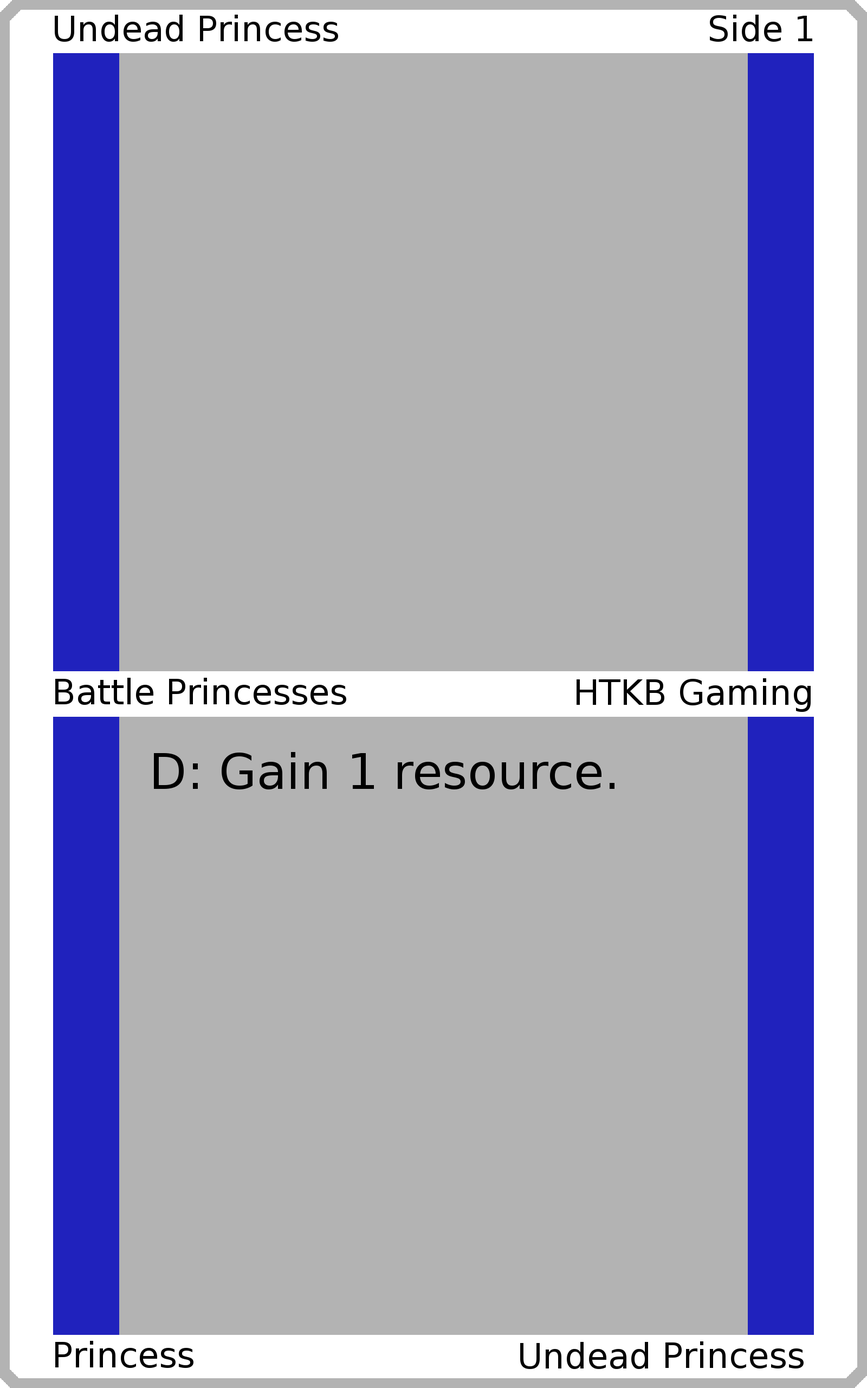
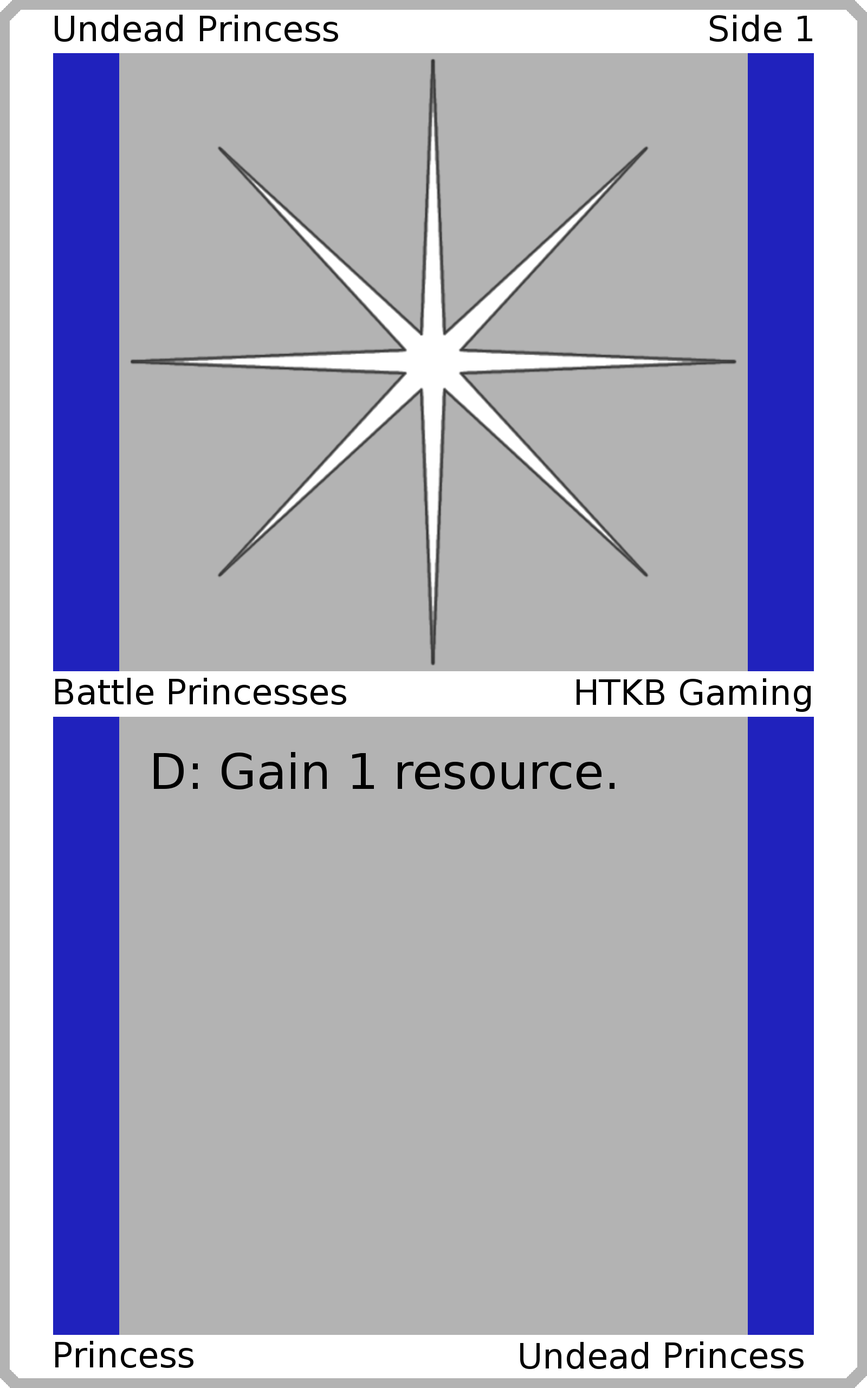
Layered file, before and after one edit (867x1388). Changes by layer:
added layer "Art" above "Top Background" over [129, 57, 738, 666]
